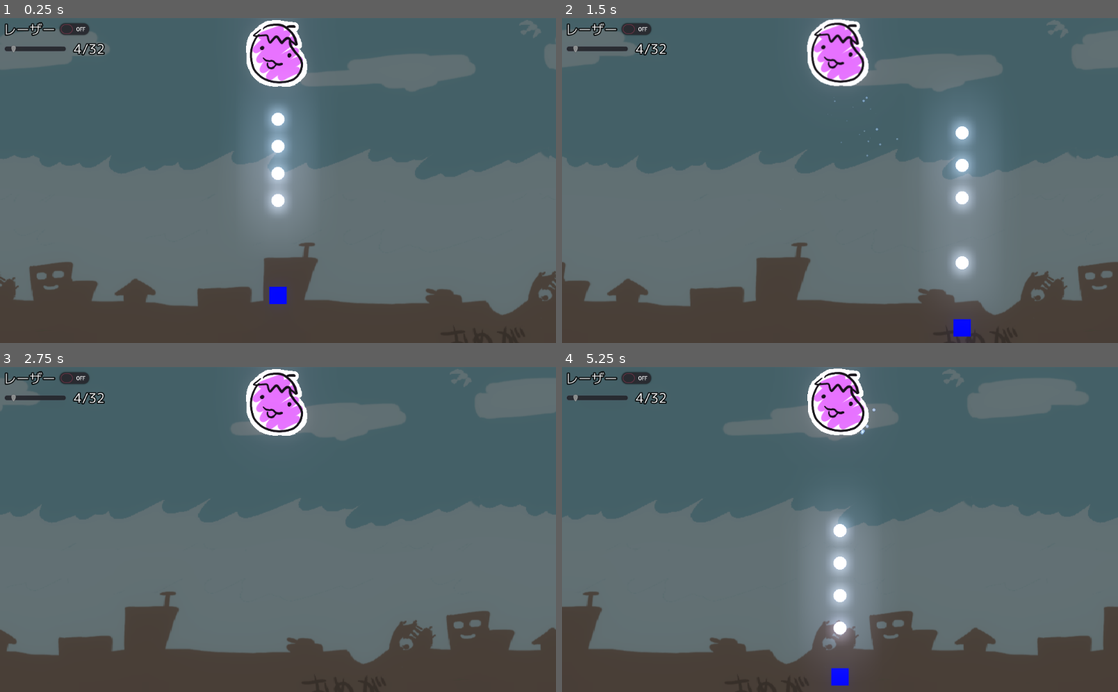
Above: before the commit, frames 1-4 (two rows, left to right).
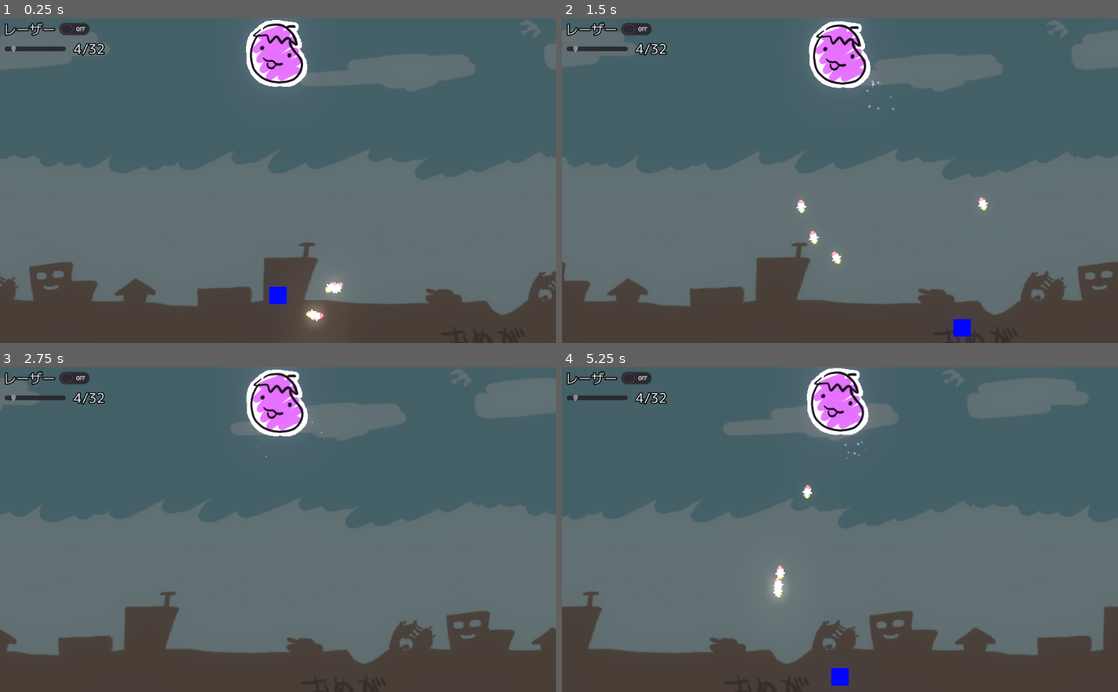
Above: after the commit, the same moments.

Repository: syun77/gd_hormingtest
Game: Godot game, scene res://Main.tscn
The game is run twice, just before and just after one commit, with the same random seed, the same clock (stepped at 60 frames per second) and the same inputs.
Inputs:
- Up to frame 1 (0.25 s): no input
- Up to frame 2 (1.5 s): hold Right (ui_right) 0.53-1.28 s; hold Down (ui_down) from 1.28 s (still down)
- Up to frame 3 (2.75 s): release Down (ui_down) at 2.03 s; hold Right (ui_right) from 2.03 s (still down)
- Up to frame 4 (5.25 s): release Right (ui_right) at 2.78 s; hold Up (ui_up) 2.78-3.53 s; hold Left (ui_left) 3.53-5.03 s; hold Down (ui_down) from 5.03 s (still down)

The runs differ from the first frame. In frame 1, 3.5% of the frame differs, in the area x 44-62%, y 25-96%; in frame 2, 4.2%, in the area x 42-77%, y 0-81%; in frame 3, 0.5%; in frame 4, 4.0%.

Commit message:
ミサイル画像に差し替え

Diff:
--- a/gd_hormingtest/Player.gd
+++ b/gd_hormingtest/Player.gd
@@ -55,6 +55,11 @@
 	else:
 		obj = ShotObj.instance()
 		obj.position = position
-		obj.set_velocity(deg, speed)
+		var v = Vector2()
+		var rad = deg2rad(270 + rand_range(-45, 45))
+		var spd = rand_range(500, 700)
+		v.x = cos(rad) * spd
+		v.y = -sin(rad) * spd
+		obj.set_velocity(v)
 	Common.get_layer("shot").add_child(obj)
 	return obj
--- a/gd_hormingtest/Shot.gd
+++ b/gd_hormingtest/Shot.gd
@@ -1,15 +1,28 @@
 extends Area2D
 
 onready var _spr = $Sprite
-onready var _line = $Line2D
 
-var _velocity = Vector2()
+# 移動方向.
+var _deg := 0.0
+# 速度.
+var _speed := 0.0
 
-var _spr_list = []
+# 経過時間
+var _timer := 0.0
 
+## 速度をベクトルとして取得する.
+func get_velocity() -> Vector2:
+	var v = Vector2()
+	var rad = deg2rad(_deg)
+	v.x = cos(rad) * _speed
+	v.y = -sin(rad) * _speed
+	return v
+
+## 消滅する
 func vanish() -> void:
+
 	# 逆方向にパーティクルを発生させる.
-	var v = _velocity * -1
+	var v = get_velocity() * -1
 	var spd = v.length()
 	for i in range(4):
 		var rad = atan2(-v.y, v.x)
@@ -20,24 +33,53 @@
 	queue_free()
 
 func _ready() -> void:
-	for i in range(8):
-		var rate = 1.0 - ((i+1) / 8.0)
-		var spr:Sprite = get_node("./Sprite%d"%i)
-		spr.texture = _spr.texture
-		if Common.is_trail():
-			spr.scale.x = rate
-			spr.scale.y = rate
-		spr.modulate.a = rate
-		_spr_list.append(spr)
+	pass
 
+## 一番近いターゲットを探す.
+func _search_target():
+	var target_layer = Common.get_layer("main")
+	var distance:float = 999999
+	var target:Node2D = null
+	for obj in target_layer.get_children():
+		if not obj is Enemy:
+			continue
+		var d = (obj.position - position).length()
+		if d < distance:
+			# より近いターゲット.
+			target = obj
+			distance = d
 
-func set_velocity(deg:float, speed:float) -> void:
-	var rad = deg2rad(deg)
-	_velocity.x = cos(rad) * speed
-	_velocity.y = -sin(rad) * speed
+	return target
+## 速度を設定.
+func set_velocity(v:Vector2) -> void:
+	_deg = rad2deg(atan2(-v.y, v.x))
+	_speed = v.length()
 
 func _physics_process(delta: float) -> void:
-	var d = _velocity * delta
+	_timer += delta
+
+	#_speed += 1000 * delta # 加速する.
+	#if _speed > 5000:
+	#	_speed = 5000 # 最高速度制限.
+
+	var target = _search_target()
+	if target != null:
+		# 速度を更新.
+		var d = target.position - position
+		# 狙い撃ち角度を計算する.
+		var aim = rad2deg(atan2(-d.y, d.x))
+		var diff = Common.diff_angle(_deg, aim)
+		# 旋回する.
+		#_deg += diff * delta * 3 + (diff * _timer * (delta+0.5))
+		_deg += diff * delta * 5
+
+	# 角度に合わせてスプライトを回転.
+	_spr.rotation_degrees = 180 - _deg - 90
+
+	var v = get_velocity()
+
+	# 移動量.
+	var d = v * delta
 	position += d
 
 	# 画面外に出たら消す.
@@ -52,4 +94,4 @@
 
 	if area is Enemy:
 		# 敵だったらヒット処理.
-		area.hit(_velocity)
+		area.hit(get_velocity())
--- a/gd_hormingtest/Shot.tscn
+++ b/gd_hormingtest/Shot.tscn
@@ -1,7 +1,7 @@
 [gd_scene load_steps=5 format=2]
 
 [ext_resource path="res://Shot.gd" type="Script" id=1]
-[ext_resource path="res://shot.png" type="Texture" id=2]
+[ext_resource path="res://missile.png" type="Texture" id=2]
 
 [sub_resource type="CanvasItemMaterial" id=2]
 blend_mode = 1
@@ -18,38 +18,6 @@
 material = SubResource( 2 )
 texture = ExtResource( 2 )
 
-[node name="Sprite0" type="Sprite" parent="."]
-material = SubResource( 2 )
-texture = ExtResource( 2 )
-
-[node name="Sprite1" type="Sprite" parent="."]
-material = SubResource( 2 )
-texture = ExtResource( 2 )
-
-[node name="Sprite2" type="Sprite" parent="."]
-material = SubResource( 2 )
-texture = ExtResource( 2 )
-
-[node name="Sprite3" type="Sprite" parent="."]
-material = SubResource( 2 )
-texture = ExtResource( 2 )
-
-[node name="Sprite4" type="Sprite" parent="."]
-material = SubResource( 2 )
-texture = ExtResource( 2 )
-
-[node name="Sprite5" type="Sprite" parent="."]
-material = SubResource( 2 )
-texture = ExtResource( 2 )
-
-[node name="Sprite6" type="Sprite" parent="."]
-material = SubResource( 2 )
-texture = ExtResource( 2 )
-
-[node name="Sprite7" type="Sprite" parent="."]
-material = SubResource( 2 )
-texture = ExtResource( 2 )
-
 [node name="CollisionShape2D" type="CollisionShape2D" parent="."]
 shape = SubResource( 1 )
 
Binary file added: gd_hormingtest/missile.png
Not shown, added: gd_hormingtest/missile.png.import
